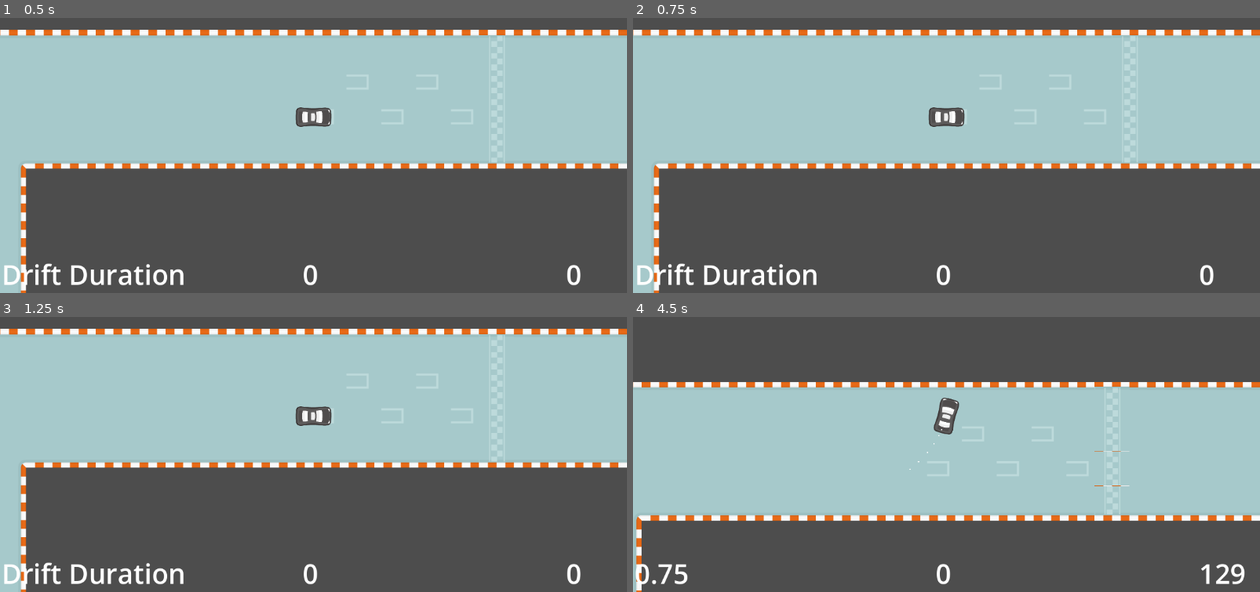
Above: before the commit, frames 1-4 (two rows, left to right).
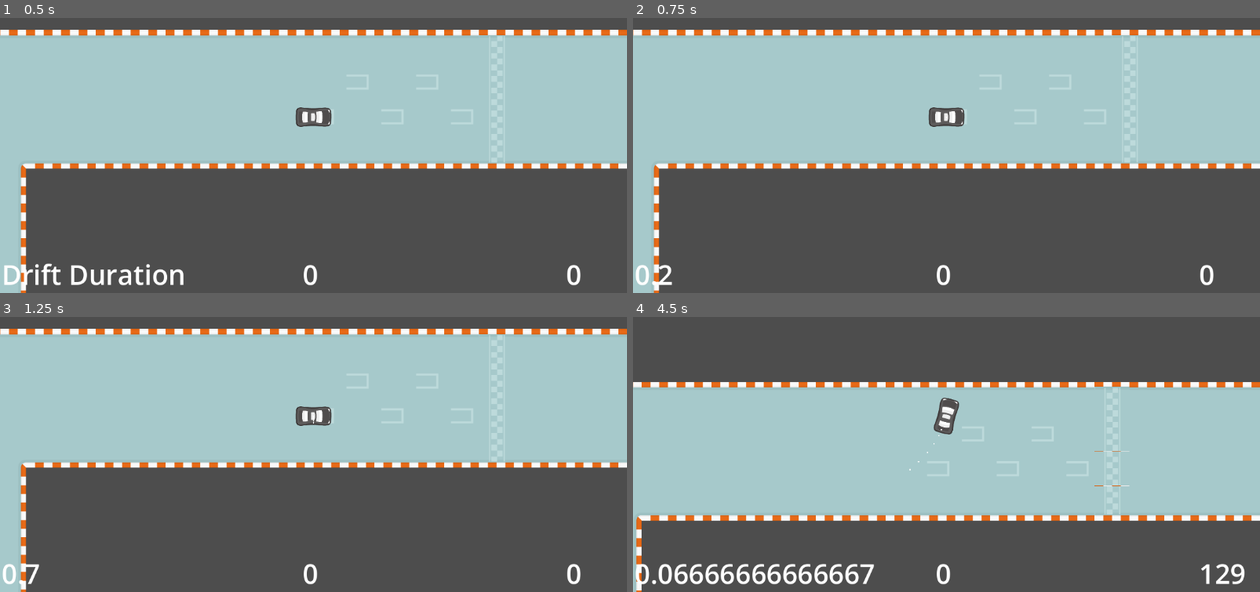
Above: after the commit, the same moments.

Repository: wunshott/indy5k
Game: Godot game, scene res://race_tracks/demo_track.tscn
The game is run twice, just before and just after one commit, with the same random seed, the same clock (stepped at 60 frames per second) and the same inputs. The project has no main scene, so this scene is started directly.
Inputs:
- Up to frame 1 (0.5 s): no input
- Up to frame 2 (0.75 s): tap Enter at 0.5 s; hold D (turn_right) from 0.53 s (still down); hold Space (drift) from 0.53 s (still down)
- Up to frame 3 (1.25 s): keep holding D (turn_right); keep holding Space (drift)
- Up to frame 4 (4.5 s): release D (turn_right) at 1.28 s; release Space (drift) at 1.28 s; hold S (brake) 1.28-2.03 s; tap Space (drift) at 1.35, 2.85, 4.35 s; hold D (turn_right) 2.03-2.78 s; hold Space (drift) 2.03-2.78 s; hold W (accelerate) 2.78-3.53 s; hold Space (drift) 3.53-4.28 s; hold A (turn_left) from 3.53 s (still down)

Frame 1 is identical in both runs. In frame 2, 0.9% of the frame differs, in the area x 0-30%, y 89-98%; in frame 3, 0.9%; in frame 4, 1.3%, in the area x 4-50%, y 40-98%.

Commit message:
Update car.gd
editing turning logic so the drift is only applied when turning

Diff:
--- a/Cars/car.gd
+++ b/Cars/car.gd
@@ -87,6 +87,16 @@
 	if Input.is_action_pressed("brake"):
 		acceleration = transform.x * braking #TODO make a car that is faster backwards
 
+	if Input.is_action_pressed("drift") and turn != 0: #only drifts if the playher is turning
+		if !is_drifting:
+			is_drifting = true
+			drift_timer = 0.0 #reset the timer each time
+	elif Input.is_action_just_released("drift"):
+		if is_drifting:
+			trigger_turbo()
+			drift_timer = 0.0
+			is_drifting = false
+
 func calculate_steering(delta):
 	var rear_wheel = position - transform.x * wheel_base / 2.0
 	var front_wheel = position + transform.x * wheel_base / 2.0
@@ -101,18 +111,9 @@
 	# choose which traction value to use depending on speed
 	var traction: float = traction_slow #default traction value
 
-	if Input.is_action_pressed("drift"):
+	if is_drifting:
 		if velocity.length() > slip_speed:
 			traction = traction_fast
-			if !is_drifting:
-				is_drifting = true
-				drift_timer = 0.0 #reset the timer each time
-
-	elif Input.is_action_just_released("drift"):
-		if is_drifting:
-			trigger_turbo()
-			drift_timer = 0.0
-			is_drifting = false
 
 
 	var d: float = new_heading.dot(velocity.normalized()) # see if the car is moving backwards or forwards
